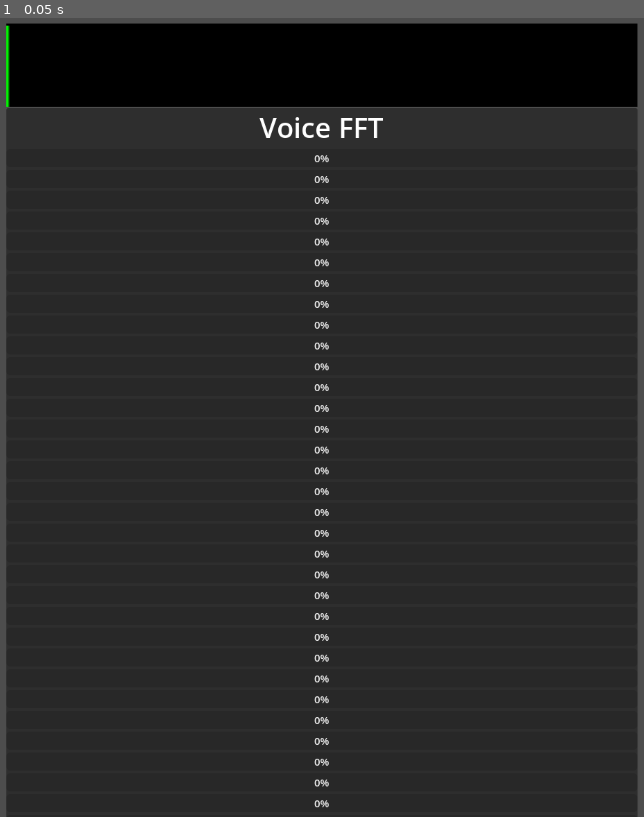
Above: before the commit, frame 1.
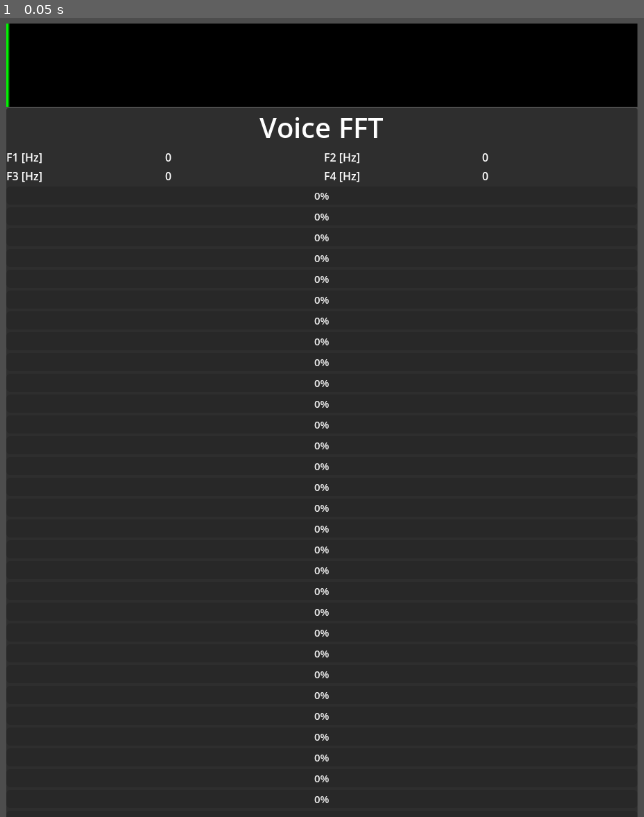
Above: after the commit, the same moment.

Repository: InfernalWAVE/GD_Spectrogram
Game: Godot game, scene res://realtime_spectrogram.tscn
Two runs of this game, one before a commit and one after it. Both use one fixed random seed, a clock stepped at 60 frames per second and the inputs below. Before the commit the project starts from res://phoneme_detect_test.tscn.
Inputs:
- Up to frame 1 (0.05 s): no input

The runs differ from the first frame. In frame 1, 1.0% of the frame differs, in the area x 0-76%, y 0-99%.

Commit message:
separated realtime and end-capture demos, cleaned up a bit

Diff:
--- a/phoneme_detect_test.gd
+++ b/capture_spectrogram.gd
@@ -22,7 +22,7 @@
 @export var spectrogram_resource_name: String = "spectrogram_capture_1"
 @export var spectrogram_capture_dir: String = "res://captures/"
 
-@onready var spectrum: AudioEffectSpectrumAnalyzerInstance = AudioServer.get_bus_effect_instance(1,2)
+@onready var spectrum: AudioEffectSpectrumAnalyzerInstance = AudioServer.get_bus_effect_instance(1,1)
 
 @onready var formant_labels: Array[Label] = [F1_label, F2_label, F3_label, F4_label]
 
@@ -73,17 +73,6 @@
 	powers.append(current_powers)
 	energies.append(current_energies)
 
-	if realtime_calc:
-		var dynamic_threshold_value = dynamic_threshold(energies)
-		var frame_formants = get_formants_for_frame(current_energies, dynamic_threshold_value)
-		formants.append(frame_formants)
-
-		var mel_energy_frame: Array = apply_mel_filters_to_frame(current_energies)
-		mel_energies.append(mel_energy_frame)
-
-		var mfcc_frame: Array = calculate_mfccs_from_frame(mel_energy_frame)
-		mfccs.append(mfcc_frame)
-
 func refresh_levels_ui() -> void:
 	for i in range(NUM_BUCKETS):
 		levels[i].set_value(energies[time_index][i] * LEVELS_SCALE)
@@ -91,7 +80,6 @@
 	if not formants.is_empty():
 		for i in range(min(4, formants[-1].size())):
 			formant_labels[i].text = str(formants[-1][i])
-
 
 func _notification(what):
 	if what == NOTIFICATION_WM_CLOSE_REQUEST:
@@ -105,21 +93,18 @@
 	spectrogram_resource.energies = energies
 	spectrogram_resource.powers = powers
 
-	if not realtime_calc:
-		extract_formants() # not needed if realtime calc
+	extract_formants()
 	spectrogram_resource.formants = formants
 
 	spectrogram_resource.image = create_spectrogram_image_w_formants(energies)
 	spectrogram_resource.image.save_png(spectrogram_capture_dir + spectrogram_resource_name + ".png")
 
-	if not realtime_calc:
-		apply_mel_filters_to_energies() # not needed if realtime calc
+	apply_mel_filters_to_energies()
 	spectrogram_resource.mel_energies = mel_energies
 	spectrogram_resource.mel_image = create_spectrogram_image(mel_energies)
 	spectrogram_resource.mel_image.save_png(spectrogram_capture_dir + spectrogram_resource_name + "_mel.png")
 
-	if not realtime_calc:
-		calculate_mfccs_from_mel_energies() # not needed if realtime calc
+	calculate_mfccs_from_mel_energies()
 	spectrogram_resource.mfccs = mfccs
 	spectrogram_resource.mfcc_image = create_mfcc_image(mfccs)
 	spectrogram_resource.mfcc_image.save_png(spectrogram_capture_dir + spectrogram_resource_name + "_mfcc.png")
@@ -327,17 +312,3 @@
 	formants.clear()
 	for frame in energies:
 		formants.append(get_formants_for_frame(frame, dynamic_threshold_value))
-
-func apply_mel_filters_to_frame(frame: Array) -> Array:
-	var mel_energy_frame: Array = []
-	for mel_filter in mel_filter_banks:
-		var mel_energy: float = 0.0
-		for i in range(mel_filter.size()):
-			mel_energy += frame[i] * mel_filter[i]
-		mel_energy_frame.append(mel_energy)
-	return mel_energy_frame
-
-func calculate_mfccs_from_frame(mel_energy_frame: Array) -> Array:
-	var log_mel_energies = mel_energy_frame.map(func(energy): return log(max(energy, EPSILON)))
-	var cepstral_coeffs = dct_ii(log_mel_energies)
-	return cepstral_coeffs
--- /dev/null
+++ b/capture_spectrogram.tscn
@@ -0,0 +1,92 @@
+[gd_scene load_steps=6 format=3 uid="uid://bx3yo63ftq8jj"]
+
+[ext_resource type="AudioStream" uid="uid://cfm1net7voei7" path="res://test_audio/sorohanro_-_solo-trumpet-06.hq.ogg" id="1_3q8df"]
+[ext_resource type="Script" path="res://capture_spectrogram.gd" id="2_cdmx5"]
+[ext_resource type="PackedScene" path="res://audio_level_bar.tscn" id="3_iqgrn"]
+[ext_resource type="Gradient" path="res://heatmap.tres" id="4_euyyi"]
+[ext_resource type="Gradient" path="res://mfcc_heatmap.tres" id="5_5h2w7"]
+
+[node name="Control" type="Control"]
+layout_mode = 3
+anchors_preset = 0
+offset_right = 1024.01
+offset_bottom = 161.584
+
+[node name="PhonemeDetect" type="PanelContainer" parent="."]
+layout_mode = 1
+anchors_preset = -1
+anchor_left = 0.062
+anchor_top = 0.012
+anchor_right = 0.948
+anchor_bottom = 0.687
+offset_left = 0.511375
+offset_top = 0.060992
+offset_right = 3.46332
+offset_bottom = -0.00821686
+grow_horizontal = 2
+size_flags_horizontal = 4
+size_flags_vertical = 4
+
+[node name="VBoxContainer" type="VBoxContainer" parent="PhonemeDetect"]
+layout_mode = 2
+
+[node name="Label" type="Label" parent="PhonemeDetect/VBoxContainer"]
+layout_mode = 2
+theme_override_font_sizes/font_size = 40
+text = "Voice FFT"
+horizontal_alignment = 1
+
+[node name="GridContainer" type="GridContainer" parent="PhonemeDetect/VBoxContainer"]
+layout_mode = 2
+size_flags_vertical = 3
+columns = 4
+
+[node name="Label" type="Label" parent="PhonemeDetect/VBoxContainer/GridContainer"]
+layout_mode = 2
+size_flags_horizontal = 3
+text = "F1 [Hz]"
+
+[node name="Label2" type="Label" parent="PhonemeDetect/VBoxContainer/GridContainer"]
+layout_mode = 2
+size_flags_horizontal = 3
+
+[node name="Label3" type="Label" parent="PhonemeDetect/VBoxContainer/GridContainer"]
+layout_mode = 2
+size_flags_horizontal = 3
+text = "F2 [Hz]"
+
+[node name="Label4" type="Label" parent="PhonemeDetect/VBoxContainer/GridContainer"]
+layout_mode = 2
+size_flags_horizontal = 3
+
+[node name="Label5" type="Label" parent="PhonemeDetect/VBoxContainer/GridContainer"]
+layout_mode = 2
+size_flags_horizontal = 3
+text = "F3 [Hz]"
+
+[node name="Label6" type="Label" parent="PhonemeDetect/VBoxContainer/GridContainer"]
+layout_mode = 2
+size_flags_horizontal = 3
+
+[node name="Label7" type="Label" parent="PhonemeDetect/VBoxContainer/GridContainer"]
+layout_mode = 2
+size_flags_horizontal = 3
+text = "F4 [Hz]"
+
+[node name="Label8" type="Label" parent="PhonemeDetect/VBoxContainer/GridContainer"]
+layout_mode = 2
+size_flags_horizontal = 3
+
+[node name="AudioStreamPlayer" type="AudioStreamPlayer" parent="PhonemeDetect" node_paths=PackedStringArray("levels_container", "F1_label", "F2_label", "F3_label", "F4_label")]
+stream = ExtResource("1_3q8df")
+autoplay = true
+bus = &"Record"
+script = ExtResource("2_cdmx5")
+audio_level_bar_scene = ExtResource("3_iqgrn")
+levels_container = NodePath("../VBoxContainer")
+heatmap = ExtResource("4_euyyi")
+mfcc_heatmap = ExtResource("5_5h2w7")
+F1_label = NodePath("../VBoxContainer/GridContainer/Label2")
+F2_label = NodePath("../VBoxContainer/GridContainer/Label4")
+F3_label = NodePath("../VBoxContainer/GridContainer/Label6")
+F4_label = NodePath("../VBoxContainer/GridContainer/Label8")
--- /dev/null
+++ b/mfcc_heatmap.tres
@@ -0,0 +1,5 @@
+[gd_resource type="Gradient" format=3 uid="uid://b3g17ixcb0xin"]
+
+[resource]
+offsets = PackedFloat32Array(0.509091, 0.863636, 0.95, 1)
+colors = PackedColorArray(0.478182, 0.434545, 0.956364, 1, 1, 0.36, 0.36, 1, 1, 0, 0, 1, 0, 0, 0, 1)
--- a/phoneme_detect_test.tscn
+++ /dev/null
@@ -1,57 +0,0 @@
-[gd_scene load_steps=6 format=3 uid="uid://cbc3v6awap3rk"]
-
-[ext_resource type="Script" path="res://realtime_spectrogram.gd" id="2_d57jj"]
-[ext_resource type="PackedScene" path="res://audio_level_bar.tscn" id="2_ifqva"]
-[ext_resource type="Gradient" path="res://heatmap.tres" id="3_125jd"]
-
-[sub_resource type="ImageTexture" id="ImageTexture_y0xxr"]
-
-[sub_resource type="AudioStreamMicrophone" id="AudioStreamMicrophone_l2fau"]
-
-[node name="Control" type="Control"]
-layout_mode = 3
-anchors_preset = 0
-offset_right = 1024.01
-offset_bottom = 161.584
-
-[node name="TextureRect" type="TextureRect" parent="."]
-layout_mode = 2
-offset_left = 60.6965
-offset_top = 8.16078
-offset_right = 970.919
-offset_bottom = 63.1608
-texture = SubResource("ImageTexture_y0xxr")
-
-[node name="PhonemeDetect" type="PanelContainer" parent="."]
-layout_mode = 1
-anchors_preset = -1
-anchor_left = 0.059
-anchor_top = 0.051
-anchor_right = 0.948
-anchor_bottom = 0.948
-offset_left = 0.279995
-offset_top = 121.759
-offset_right = 0.159912
-offset_bottom = 31.8183
-grow_horizontal = 2
-size_flags_horizontal = 4
-size_flags_vertical = 4
-
-[node name="VBoxContainer" type="VBoxContainer" parent="PhonemeDetect"]
-layout_mode = 2
-
-[node name="Label" type="Label" parent="PhonemeDetect/VBoxContainer"]
-layout_mode = 2
-theme_override_font_sizes/font_size = 40
-text = "Voice FFT"
-horizontal_alignment = 1
-
-[node name="AudioStreamPlayer" type="AudioStreamPlayer" parent="PhonemeDetect" node_paths=PackedStringArray("texture_rect", "levels_container")]
-stream = SubResource("AudioStreamMicrophone_l2fau")
-autoplay = true
-bus = &"Record"
-script = ExtResource("2_d57jj")
-texture_rect = NodePath("../../TextureRect")
-audio_level_bar_scene = ExtResource("2_ifqva")
-levels_container = NodePath("../VBoxContainer")
-heatmap = ExtResource("3_125jd")
--- a/project.godot
+++ b/project.godot
@@ -11,7 +11,7 @@
 [application]
 
 config/name="Spectrogram"
-run/main_scene="res://phoneme_detect_test.tscn"
+run/main_scene="res://realtime_spectrogram.tscn"
 config/features=PackedStringArray("4.2", "Forward Plus")
 config/icon="res://icon.svg"
 
--- a/realtime_spectrogram.gd
+++ b/realtime_spectrogram.gd
@@ -12,10 +12,17 @@
 @export var levels_container: VBoxContainer
 @export var heatmap: Gradient
 
+@export var F1_label: Label
+@export var F2_label: Label
+@export var F3_label: Label
+@export var F4_label: Label
+
 @export var spectrogram_resource_name: String = "spectrogram_capture_1"
 @export var spectrogram_capture_dir: String = "res://captures/"
 
 @onready var spectrum: AudioEffectSpectrumAnalyzerInstance = AudioServer.get_bus_effect_instance(1,1)
+
+@onready var formant_labels: Array[Label] = [F1_label, F2_label, F3_label, F4_label]
 
 var powers: Array[Array]
 var energies: Array[Array]
@@ -101,6 +108,9 @@
 func refresh_levels_ui() -> void:
 	for i in range(NUM_BUCKETS):
 		levels[i].set_value(energies[time_index%NUM_FRAMES][i] * LEVELS_SCALE)
+
+	for i in range(NUM_FORMANTS):
+		formant_labels[i].set_text(str(formants[time_index%NUM_FRAMES][i]))
 
 	update_spectrogram_image()
 
@@ -177,12 +187,16 @@
 	var frame_peaks: Array[Dictionary] = find_peaks_in_frame(frame, min_peak_height)
 	frame_peaks.sort_custom(_compare_peaks)  # Use the custom comparator to sort peaks by amplitude
 
-	var frame_formants: Array[float] = []
-	var formant_count: int = 4
-	for i in range(min(formant_count, frame_peaks.size())):
-		frame_formants.append(frame_peaks[i]["frequency"])
+	var frame_formants: Array[float]
+	frame_formants.resize(NUM_FORMANTS)
+	frame_formants.fill(0.0)
+	for i in range(min(NUM_FORMANTS, frame_peaks.size())):
+		frame_formants[i] = frame_peaks[i]["frequency"]
 	return frame_formants
 
+var moving_sum: float = 0.0
+var energy_window: Array = []
+var window_size: int = 50
 func dynamic_threshold(new_frame_energies: Array[float]) -> float:
 	# Calculate the total energy for the new frame
 	var new_sum = 0.0
@@ -200,7 +214,16 @@
 	# Return the average as the dynamic threshold, normalized by the number of buckets
 	return moving_sum / (energy_window.size() * NUM_BUCKETS)
 
-
-var moving_sum: float = 0.0
-var energy_window: Array = []
-var window_size: int = 50  # Adjust the window size as needed
+#func apply_mel_filters_to_frame(frame: Array) -> Array:
+	#var mel_energy_frame: Array = []
+	#for mel_filter in mel_filter_banks:
+		#var mel_energy: float = 0.0
+		#for i in range(mel_filter.size()):
+			#mel_energy += frame[i] * mel_filter[i]
+		#mel_energy_frame.append(mel_energy)
+	#return mel_energy_frame
+#
+#func calculate_mfccs_from_frame(mel_energy_frame: Array) -> Array:
+	#var log_mel_energies = mel_energy_frame.map(func(energy): return log(max(energy, EPSILON)))
+	#var cepstral_coeffs = dct_ii(log_mel_energies)
+	#return cepstral_coeffs
--- /dev/null
+++ b/realtime_spectrogram.tscn
@@ -0,0 +1,101 @@
+[gd_scene load_steps=6 format=3 uid="uid://cbc3v6awap3rk"]
+
+[ext_resource type="AudioStream" uid="uid://cfm1net7voei7" path="res://test_audio/sorohanro_-_solo-trumpet-06.hq.ogg" id="1_bohcm"]
+[ext_resource type="Script" path="res://realtime_spectrogram.gd" id="2_o55fk"]
+[ext_resource type="PackedScene" path="res://audio_level_bar.tscn" id="3_wrkhh"]
+[ext_resource type="Gradient" path="res://heatmap.tres" id="4_v4n7q"]
+
+[sub_resource type="ImageTexture" id="ImageTexture_y0xxr"]
+
+[node name="Control" type="Control"]
+layout_mode = 3
+anchors_preset = 0
+offset_right = 1024.01
+offset_bottom = 161.584
+
+[node name="TextureRect" type="TextureRect" parent="."]
+layout_mode = 2
+offset_left = 60.6965
+offset_top = 8.16078
+offset_right = 970.919
+offset_bottom = 63.1608
+texture = SubResource("ImageTexture_y0xxr")
+
+[node name="PhonemeDetect" type="PanelContainer" parent="."]
+layout_mode = 1
+anchors_preset = -1
+anchor_left = 0.059
+anchor_top = 0.051
+anchor_right = 0.948
+anchor_bottom = 0.948
+offset_left = 0.279995
+offset_top = 121.759
+offset_right = 0.159912
+offset_bottom = 31.8183
+grow_horizontal = 2
+size_flags_horizontal = 4
+size_flags_vertical = 4
+
+[node name="VBoxContainer" type="VBoxContainer" parent="PhonemeDetect"]
+layout_mode = 2
+
+[node name="Label" type="Label" parent="PhonemeDetect/VBoxContainer"]
+layout_mode = 2
+theme_override_font_sizes/font_size = 40
+text = "Voice FFT"
+horizontal_alignment = 1
+
+[node name="GridContainer" type="GridContainer" parent="PhonemeDetect/VBoxContainer"]
+layout_mode = 2
+size_flags_vertical = 3
+columns = 4
+
+[node name="Label" type="Label" parent="PhonemeDetect/VBoxContainer/GridContainer"]
+layout_mode = 2
+size_flags_horizontal = 3
+text = "F1 [Hz]"
+
+[node name="Label2" type="Label" parent="PhonemeDetect/VBoxContainer/GridContainer"]
+layout_mode = 2
+size_flags_horizontal = 3
+
+[node name="Label3" type="Label" parent="PhonemeDetect/VBoxContainer/GridContainer"]
+layout_mode = 2
+size_flags_horizontal = 3
+text = "F2 [Hz]"
+
+[node name="Label4" type="Label" parent="PhonemeDetect/VBoxContainer/GridContainer"]
+layout_mode = 2
+size_flags_horizontal = 3
+
+[node name="Label5" type="Label" parent="PhonemeDetect/VBoxContainer/GridContainer"]
+layout_mode = 2
+size_flags_horizontal = 3
+text = "F3 [Hz]"
+
+[node name="Label6" type="Label" parent="PhonemeDetect/VBoxContainer/GridContainer"]
+layout_mode = 2
+size_flags_horizontal = 3
+
+[node name="Label7" type="Label" parent="PhonemeDetect/VBoxContainer/GridContainer"]
+layout_mode = 2
+size_flags_horizontal = 3
+text = "F4 [Hz]"
+
+[node name="Label8" type="Label" parent="PhonemeDetect/VBoxContainer/GridContainer"]
+layout_mode = 2
+size_flags_horizontal = 3
+
+[node name="AudioStreamPlayer" type="AudioStreamPlayer" parent="PhonemeDetect" node_paths=PackedStringArray("texture_rect", "levels_container", "F1_label", "F2_label", "F3_label", "F4_label")]
+stream = ExtResource("1_bohcm")
+autoplay = true
+bus = &"Record"
+script = ExtResource("2_o55fk")
+texture_rect = NodePath("../../TextureRect")
+audio_level_bar_scene = ExtResource("3_wrkhh")
+levels_container = NodePath("../VBoxContainer")
+heatmap = ExtResource("4_v4n7q")
+F1_label = NodePath("../VBoxContainer/GridContainer/Label2")
+F2_label = NodePath("../VBoxContainer/GridContainer/Label4")
+F3_label = NodePath("../VBoxContainer/GridContainer/Label6")
+F4_label = NodePath("../VBoxContainer/GridContainer/Label8")
--- a/spectrogram.tres
+++ /dev/null
@@ -1,3 +0,0 @@
-[gd_resource type="ImageTexture" format=3 uid="uid://cgc0f2vdgyglq"]
-
-[resource]
Binary file changed: captures/spectrogram_capture_1.png
Binary file changed: captures/spectrogram_capture_1_mel.png
Binary file changed: captures/spectrogram_capture_1_mfcc.png
